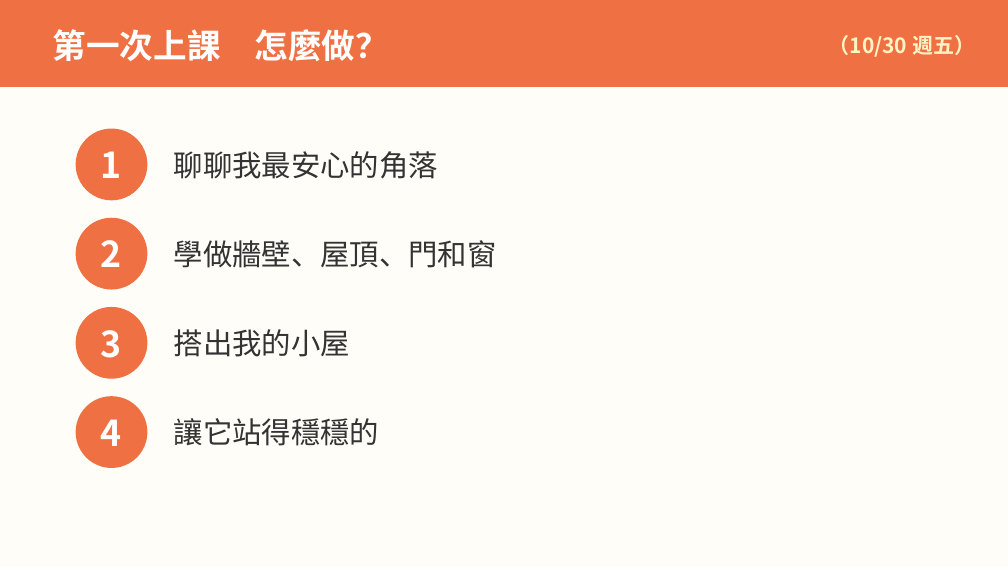
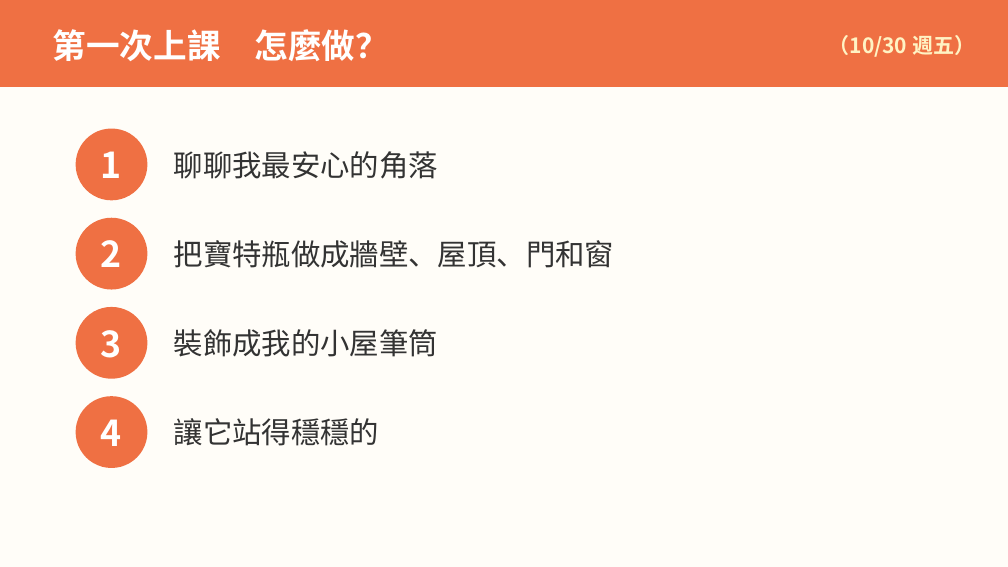
Before and after one commit to serina168/mandala-beginner, a slide deck: slide 4 of 上課簡報_作品4_我的溫暖小屋.pptx. Drawn at 1008x567 pixels with LibreOffice and Linux fonts; fonts in the diff are those of the drawing. Boxes give left, top, right and bottom in pixels: in the first picture for what was removed or moved away, otherwise in the second. Text is boxed around its words. In the diff, an @@ line names an element or a change of style, - is before the commit and + after.

```diff
--- a/上課簡報_作品4_我的溫暖小屋.pptx
+++ b/上課簡報_作品4_我的溫暖小屋.pptx
@@ text at bbox=[174, 240, 614, 268]: text changed @@
-學做牆壁、屋頂、門和窗
+把寶特瓶做成牆壁、屋頂、門和窗
@@ text at bbox=[174, 329, 438, 357]: text changed @@
-搭出我的小屋
+裝飾成我的小屋筆筒
```
Also in this commit, not shown: 3 other slides changed, 6 other files.
